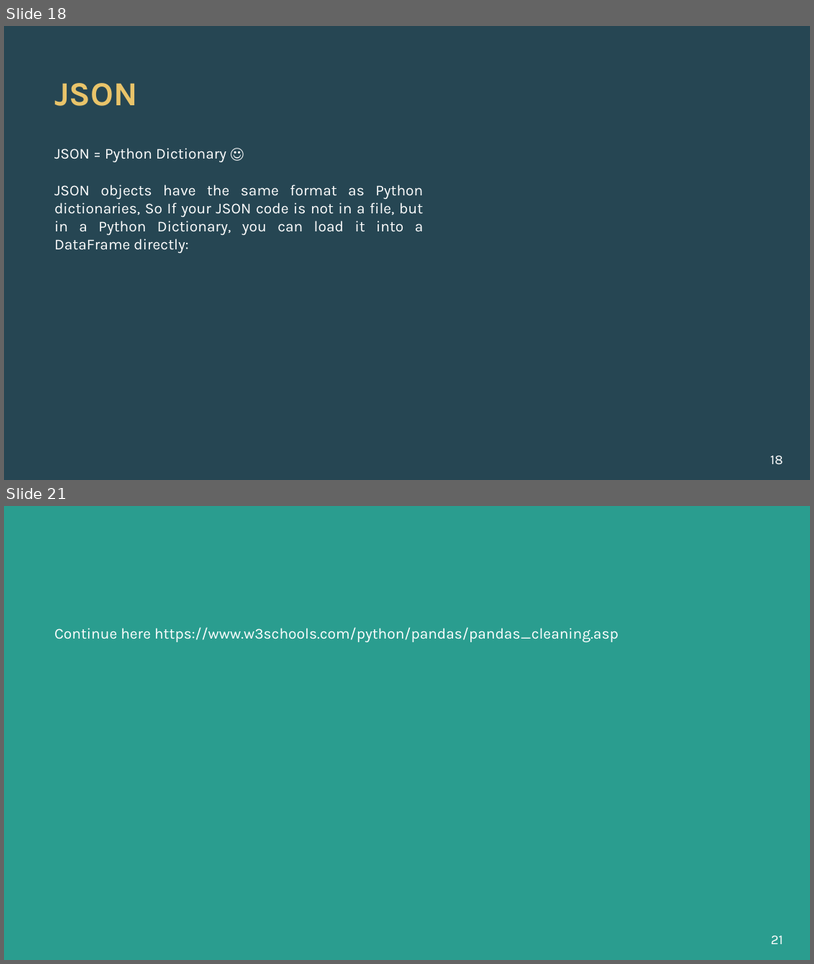
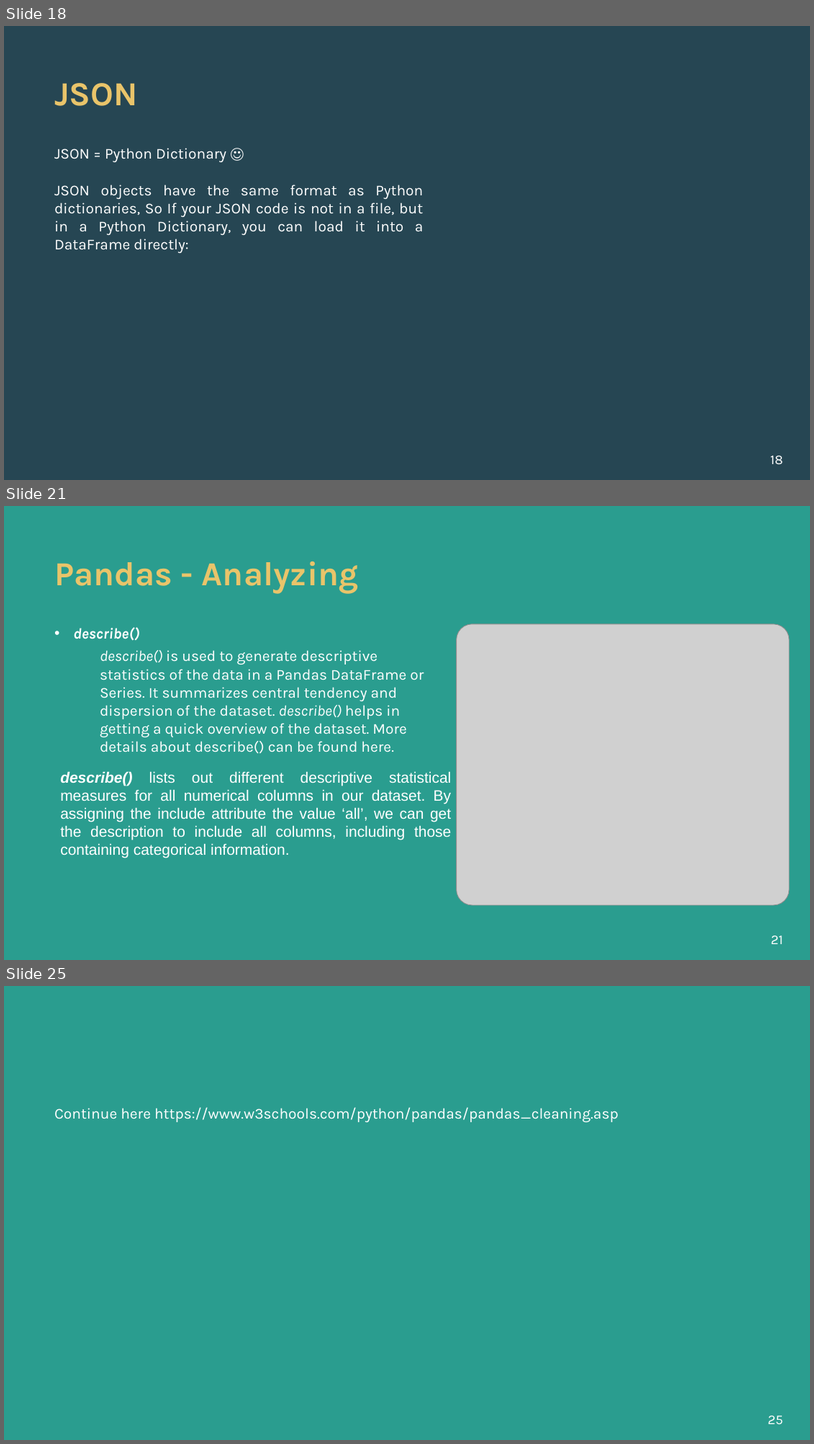
Before and after one commit to alishhde/PandasTutorial, a slide deck: Pandas Tutorials.pptx. Shown one above the other, each under a label of ours: slides 18 and 21 before the commit, slides 18, 21 and 25 after it; the slides between them are not shown. The pictures are 814x964 and 814x1444 pixels, drawn with LibreOffice and Linux fonts; fonts in the diff are those of the drawing; grey boxes stand for pictures; background and template pictures are left out. Boxes give left, top, right and bottom in pixels: in the first picture for what was removed or moved away, otherwise in the second. Text is boxed around its words. In the diff, an @@ line names an element or a change of style, - is before the commit and + after.

```diff
--- a/Pandas Tutorials.pptx
+++ b/Pandas Tutorials.pptx
@@ slide 21 added at box(4, 506, 810, 960), background #2A9D8F @@
@@ title added at box(54, 561, 359, 593), 40 pt, text #E9C46A, bold @@
+Pandas - Analyzing
@@ text added at box(73, 627, 424, 753), 18 pt, text #FFFFFF @@
+• describe()
+  describe() is used to generate descriptive statistics of the data in a Pandas DataFrame or Series. It summarizes central tendency and dispersion of the dataset. describe() helps in getting a quick overview of the dataset. More details about describe() can be found here.
@@ picture added at box(456, 624, 790, 905) @@
@@ text added at box(60, 771, 451, 858), 18 pt, text #FFFFFF @@
+describe() lists out different descriptive statistical measures for all numerical columns in our dataset. By assigning the include attribute the value ‘all’, we can get the description to include all columns, including those containing categorical information.
@@ page number added at box(772, 935, 784, 944), 16 pt, text #FFFFFF @@
+21
@@ what was slide 21 is now slide 25 @@
@@ page number at box(768, 1415, 783, 1424): text changed @@
-21
+25
```
Also in this commit, not shown: 3 slides changed, 4 other slides added, 2 other files.
